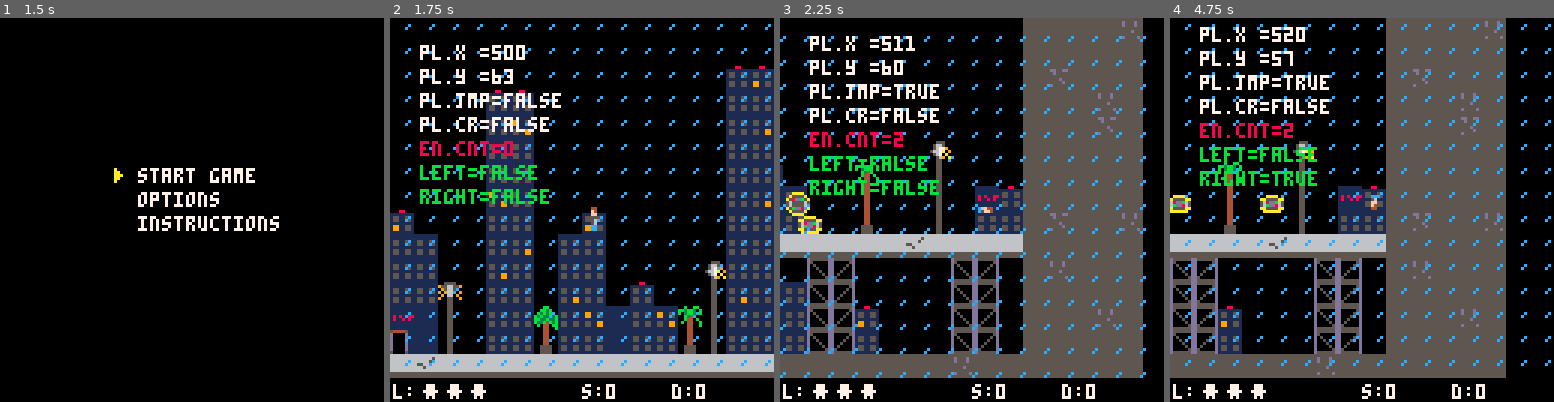
Above: before the commit, frames 1-4 (left to right).
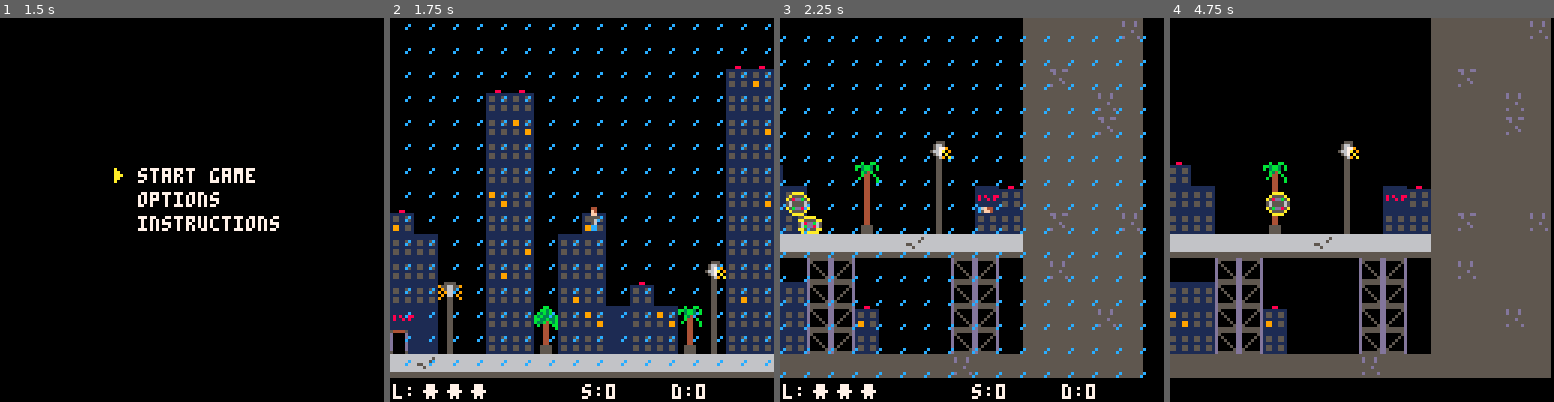
Above: after the commit, the same moments.

Repository: jflores82/data-filch
Game: PICO-8 cartridge df_01.p8
Two runs of this game, one before a commit and one after it. Both use one fixed random seed, a clock stepped at 60 frames per second and the inputs below.
Inputs:
- Up to frame 1 (1.5 s): tap X (X key) at 0.33, 1.07 s; tap O (Z key) at 0.7 s
- Up to frame 2 (1.75 s): hold Right from 1.6 s (still down); tap O (Z key) at 1.7 s
- Up to frame 3 (2.25 s): tap X (X key) at 1.85 s; release Right at 2.1 s; tap O (Z key) at 2.1 s; hold Up from 2.15 s (still down)
- Up to frame 4 (4.75 s): release Up at 2.42 s; hold Right 2.47-3.03 s; tap O (Z key) every 0.4 s from 2.5 to 4.5 s; tap X (X key) at 2.97, 4.08 s; hold Left 3.08-3.58 s; hold Down 3.63-3.97 s; hold Right 4.02-4.68 s; hold Up from 4.73 s (still down)

Frame 1 is identical in both runs. In frame 2, 3.4% of the frame differs, in the area x 7-45%, y 7-49%; in frame 3, 3.3%; in frame 4, 39%, in the area x 0-100%, y 0-100%.

Commit message:
fix: extra blocks on top view
fix: fixed bug that prevented map clearing between top-view levels.

Diff:
--- a/df_01.p8
+++ b/df_01.p8
@@ -5,7 +5,7 @@
 --by tibonev
 
 -- debug -- REMEMBER TO DISABLE BEFORE RELEASE --
-debug_side_en = true
+debug_side_en = false
 debug_top_en = false
 
 -- Code Init --
@@ -111,6 +111,7 @@
 			en_top_spd_delta = 0.1,
 			en_top_shot_spd = 1,
 			pickups = 5,
+			blocks_top = 10
 		},
 		[2] = {
 			en_side_spd_min = 0.6,
@@ -119,6 +120,7 @@
 			en_top_spd_delta = 0.1,
 			en_top_shot_spd = 1,
 			pickups = 5,
+			blocks_top = 12
 		},
 		[3] = {
 			en_side_spd_min = 0.7,
@@ -127,6 +129,7 @@
 			en_top_spd_delta = 0.2,
 			en_top_shot_spd = 1.1,
 			pickups = 5,
+			blocks_top = 14
 		},
 		[4] = {
 			en_side_spd_min = 0.8,
@@ -135,6 +138,7 @@
 			en_top_spd_delta = 0.3,
 			en_top_shot_spd = 1.2,
 			pickups = 6,
+			blocks_top = 16
 		},
 		[5] = {
 			en_side_spd_min = 0.9,
@@ -143,6 +147,7 @@
 			en_top_spd_delta = 0.4,
 			en_top_shot_spd = 1.3,
 			pickups = 6,
+			blocks_top = 18
 		},
 		[6] = {
 			en_side_spd_min = 0.9,
@@ -151,6 +156,7 @@
 			en_top_spd_delta = 0.5,
 			en_top_shot_spd = 1.3,
 			pickups = 6,
+			blocks_top = 20
 		},
 		[7] = {
 			en_side_spd_min = 1.0,
@@ -159,6 +165,7 @@
 			en_top_spd_delta = 0.5,
 			en_top_shot_spd = 1.4,
 			pickups = 7,
+			blocks_top = 20
 		},
 		[8] = {
 			en_side_spd_min = 1.0,
@@ -167,6 +174,7 @@
 			en_top_spd_delta = 0.6,
 			en_top_shot_spd = 1.5,
 			pickups = 8,
+			blocks_top = 20
 		},
 		[9] = {
 			en_side_spd_min = 1.0,
@@ -175,6 +183,7 @@
 			en_top_spd_delta = 0.7,
 			en_top_shot_spd = 1.5,
 			pickups = 10,
+			blocks_top = 20
 		},
 
 	}
@@ -493,6 +502,10 @@
 	en_top_shots = {}
 
 	if(new == 1) then
+		for b in all(blocks_top) do
+			mset(b.x, b.y, 114)
+		end
+
 		pickups_top = {}
 		blocks_top = {}
 		blocks_top_generate()
@@ -712,7 +725,7 @@
 	local new_x = flr(rnd(tx_max - tx_min + 1)) + tx_min
 	local new_y = flr(rnd(ty_max - ty_min + 1)) + ty_min
 
-	for i = 1, 10, 1 do
+	for i = 1, levels[currentlevel].blocks_top, 1 do
 		local valid = false
 
 		repeat
@@ -1169,7 +1182,6 @@
 
 	[7] = { -- top complete
 		enter = function(self)
-			blocks_top = {}
 			self.i = 0
 		end,
 
